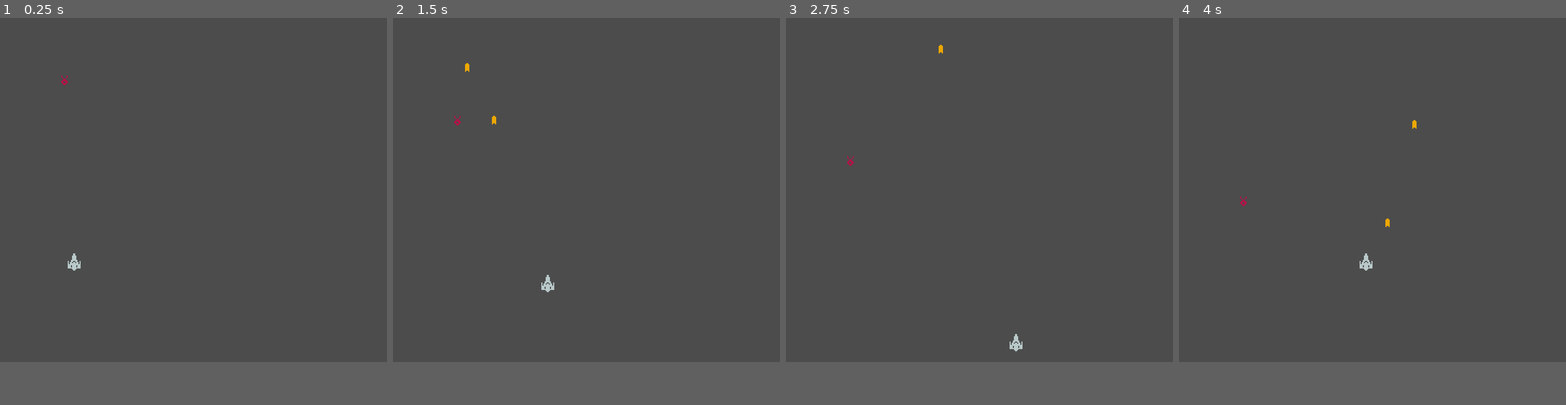
Above: before the commit, frames 1-4 (left to right).
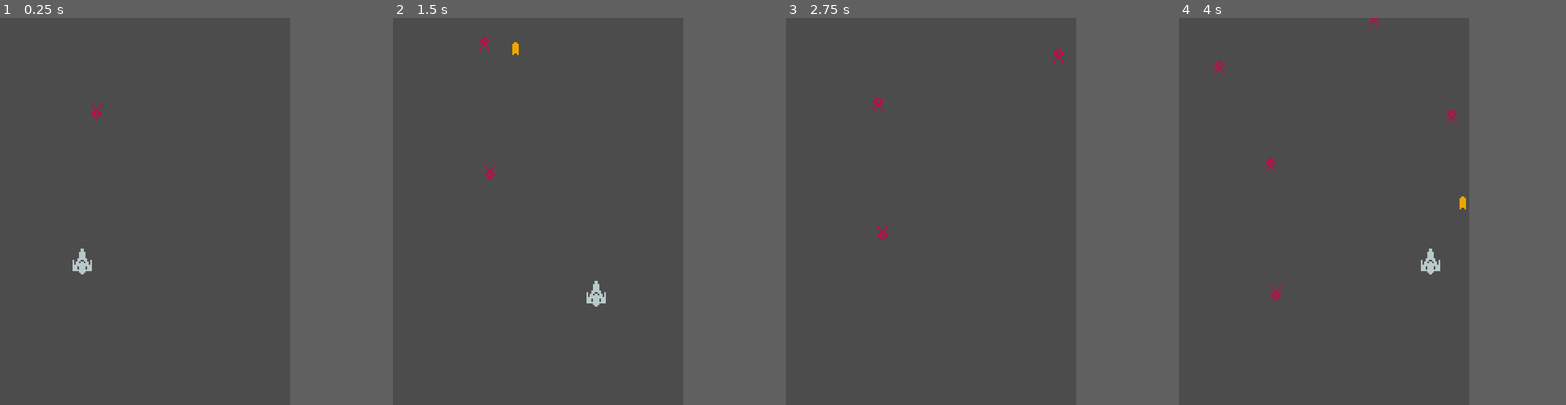
Above: after the commit, the same moments.

Repository: Flex814/FuseSpace
Game: Godot game, scene res://Scenes/Level1.tscn
Two runs of this game, one before a commit and one after it. Both use one fixed random seed, a clock stepped at 60 frames per second and the inputs below.
Inputs:
- Up to frame 1 (0.25 s): no input
- Up to frame 2 (1.5 s): tap Enter (ui_accept) at 0.5, 0.77 s; hold Right (ui_right) 0.53-1.28 s; hold Down (ui_down) from 1.28 s (still down)
- Up to frame 3 (2.75 s): tap Enter (ui_accept) at 1.52 s; release Down (ui_down) at 2.03 s; hold Right (ui_right) from 2.03 s (still down)
- Up to frame 4 (4 s): release Right (ui_right) at 2.78 s; hold Up (ui_up) 2.78-3.53 s; tap Enter (ui_accept) at 3.02, 3.77 s; hold Left (ui_left) from 3.53 s (still down)
In our replay, the window is 720x640 before the commit and 540x720 after it. These sizes can differ from the game's own. Grey fills any space a smaller window leaves; there, only what the larger window draws over its background counts as a difference.

The runs differ from the first frame. In frame 1, 0.3% of the frame differs, in the area x 15-27%, y 14-67%; in frame 2, 0.5%; in frame 3, 0.3%; in frame 4, 0.6%, in the area x 9-75%, y 0-73%.

Commit message:
made enemy spawner, delete nodes while not visible

Diff:
--- a/Scenes/Bullet.tscn
+++ b/Scenes/Bullet.tscn
@@ -1,6 +1,7 @@
-[gd_scene load_steps=3 format=2]
+[gd_scene load_steps=4 format=2]
 
 [ext_resource path="res://Assets/The1BitSpacePack_v1.0_color_transparent.png" type="Texture" id=1]
+[ext_resource path="res://Scripts/Bullet.gd" type="Script" id=2]
 
 [sub_resource type="RectangleShape2D" id=1]
 extents = Vector2( 2, 4 )
@@ -8,6 +9,7 @@
 [node name="Bullet" type="RigidBody2D"]
 gravity_scale = 0.0
 linear_velocity = Vector2( 0, -200 )
+script = ExtResource( 2 )
 
 [node name="Sprite" type="Sprite" parent="."]
 texture = ExtResource( 1 )
@@ -17,3 +19,9 @@
 
 [node name="Collision" type="CollisionShape2D" parent="."]
 shape = SubResource( 1 )
+
+[node name="VisibilityNotifier2D" type="VisibilityNotifier2D" parent="."]
+position = Vector2( 0, -2.38419e-07 )
+scale = Vector2( 0.2, 0.4 )
+
+[connection signal="screen_exited" from="VisibilityNotifier2D" to="." method="queue_free"]
--- a/Scenes/Level1.tscn
+++ b/Scenes/Level1.tscn
@@ -1,7 +1,8 @@
-[gd_scene load_steps=3 format=2]
+[gd_scene load_steps=4 format=2]
 
 [ext_resource path="res://Scenes/Ship.tscn" type="PackedScene" id=1]
 [ext_resource path="res://Scenes/Squid1.tscn" type="PackedScene" id=2]
+[ext_resource path="res://Scenes/SquidSpawner.tscn" type="PackedScene" id=3]
 
 [node name="Level1" type="Node"]
 
@@ -15,9 +16,12 @@
 }
 
 [node name="Ship" parent="." instance=ExtResource( 1 )]
-position = Vector2( 69, 227 )
+position = Vector2( 51, 151 )
 
 [node name="Squid1" parent="." instance=ExtResource( 2 )]
 position = Vector2( 60, 51 )
 rotation = 3.14159
 scale = Vector2( 1, 1 )
+
+[node name="SquidSpawner" parent="." instance=ExtResource( 3 )]
+position = Vector2( 1, 0 )
--- a/Scenes/Ship.tscn
+++ b/Scenes/Ship.tscn
@@ -13,3 +13,5 @@
 
 [node name="CollisionPolygon2D" type="CollisionPolygon2D" parent="."]
 polygon = PoolVector2Array( -6, 6, -2, 6, -1, 8, 1, 8, 2, 6, 6, 6, 6, -1, 5, -1, 4, 0, 3, -2, 2, -6, 1, -8, -1, -8, -2, -6, -3, -2, -4, 0, -5, -1, -6, -1 )
+
+[connection signal="area_entered" from="." to="." method="_on_Ship_area_entered"]
--- a/Scenes/Squid1.tscn
+++ b/Scenes/Squid1.tscn
@@ -18,3 +18,10 @@
 
 [node name="CollisionPolygon2D" type="CollisionPolygon2D" parent="."]
 polygon = PoolVector2Array( -2.96501, 5.04797, -2.96501, 5.04797, -1.97668, 5.04797, -0.988338, 2.01919, 0.988338, 2.01 …(220 unchanged characters)…
+
+[node name="VisibilityNotifier2D" type="VisibilityNotifier2D" parent="."]
+position = Vector2( -2.38419e-07, 0.504797 )
+scale = Vector2( 0.296501, 0.454317 )
+
+[connection signal="body_entered" from="." to="." method="_on_Squid1_body_entered"]
+[connection signal="screen_exited" from="VisibilityNotifier2D" to="." method="_on_VisibilityNotifier2D_screen_exited"]
--- /dev/null
+++ b/Scenes/SquidSpawner.tscn
@@ -0,0 +1,46 @@
+[gd_scene load_steps=2 format=2]
+
+[ext_resource path="res://Scripts/SquidSpawner.gd" type="Script" id=1]
+
+[node name="SquidSpawner" type="Node2D"]
+script = ExtResource( 1 )
+
+[node name="SpawnPoints" type="Node2D" parent="."]
+
+[node name="Position2D" type="Position2D" parent="SpawnPoints"]
+position = Vector2( 8, 0 )
+
+[node name="Position2D2" type="Position2D" parent="SpawnPoints"]
+position = Vector2( 24, 0 )
+
+[node name="Position2D3" type="Position2D" parent="SpawnPoints"]
+position = Vector2( 40, 0 )
+
+[node name="Position2D4" type="Position2D" parent="SpawnPoints"]
+position = Vector2( 56, 0 )
+
+[node name="Position2D5" type="Position2D" parent="SpawnPoints"]
+position = Vector2( 72, 0 )
+
+[node name="Position2D6" type="Position2D" parent="SpawnPoints"]
+position = Vector2( 88, 0 )
+
+[node name="Position2D7" type="Position2D" parent="SpawnPoints"]
+position = Vector2( 104, 0 )
+
+[node name="Position2D8" type="Position2D" parent="SpawnPoints"]
+position = Vector2( 120, 0 )
+
+[node name="Position2D9" type="Position2D" parent="SpawnPoints"]
+position = Vector2( 136, 0 )
+
+[node name="Position2D10" type="Position2D" parent="SpawnPoints"]
+position = Vector2( 152, 0 )
+
+[node name="Position2D11" type="Position2D" parent="SpawnPoints"]
+position = Vector2( 168, 0 )
+
+[node name="Timer" type="Timer" parent="."]
+autostart = true
+
+[connection signal="timeout" from="Timer" to="." method="_on_Timer_timeout"]
--- /dev/null
+++ b/Scripts/Bullet.gd
@@ -0,0 +1,16 @@
+extends RigidBody2D
+
+
+# Declare member variables here. Examples:
+# var a = 2
+# var b = "text"
+
+
+# Called when the node enters the scene tree for the first time.
+func _ready():
+	pass # Replace with function body.
+
+
+# Called every frame. 'delta' is the elapsed time since the previous frame.
+#func _process(delta):
+#	pass
--- a/Scripts/Ship.gd
+++ b/Scripts/Ship.gd
@@ -22,3 +22,8 @@
 	var main = get_tree().current_scene
 	main.add_child(bullet)
 	bullet.global_position = global_position
+
+
+func _on_Ship_area_entered(area):
+	area.queue_free()
+	queue_free()
--- a/Scripts/Squid1.gd
+++ b/Scripts/Squid1.gd
@@ -8,7 +8,12 @@
 func _process(delta):
 	position.y += SPEED * delta
 
+func _on_Squid1_body_entered(body):
+	body.queue_free()
+	ARMOR -= 1
+	if ARMOR <= 0:
+		queue_free()
 
-# Called every frame. 'delta' is the elapsed time since the previous frame.
-#func _process(delta):
-#	pass
+
+func _on_VisibilityNotifier2D_screen_exited():
+	queue_free()
--- /dev/null
+++ b/Scripts/SquidSpawner.gd
@@ -0,0 +1,20 @@
+extends Node2D
+
+const Squid1 = preload("res://Scenes/Squid1.tscn")
+
+onready var spawnPoints = $SpawnPoints
+
+func get_spawn_position():
+	var points = spawnPoints.get_children()
+	points.shuffle()
+	return points[0].global_position
+
+func spawn_enemy():
+	var spawn_position = get_spawn_position()
+	var squid1 = Squid1.instance()
+	var main = get_tree().current_scene
+	main.add_child(squid1)
+	squid1.global_position = spawn_position
+
+func _on_Timer_timeout():
+	spawn_enemy()
--- a/project.godot
+++ b/project.godot
@@ -16,8 +16,8 @@
 
 [display]
 
-window/size/width=360
-window/size/height=320
+window/size/width=180
+window/size/height=240
 window/size/test_width=1280
 window/size/test_height=720
 window/stretch/mode="2d"
